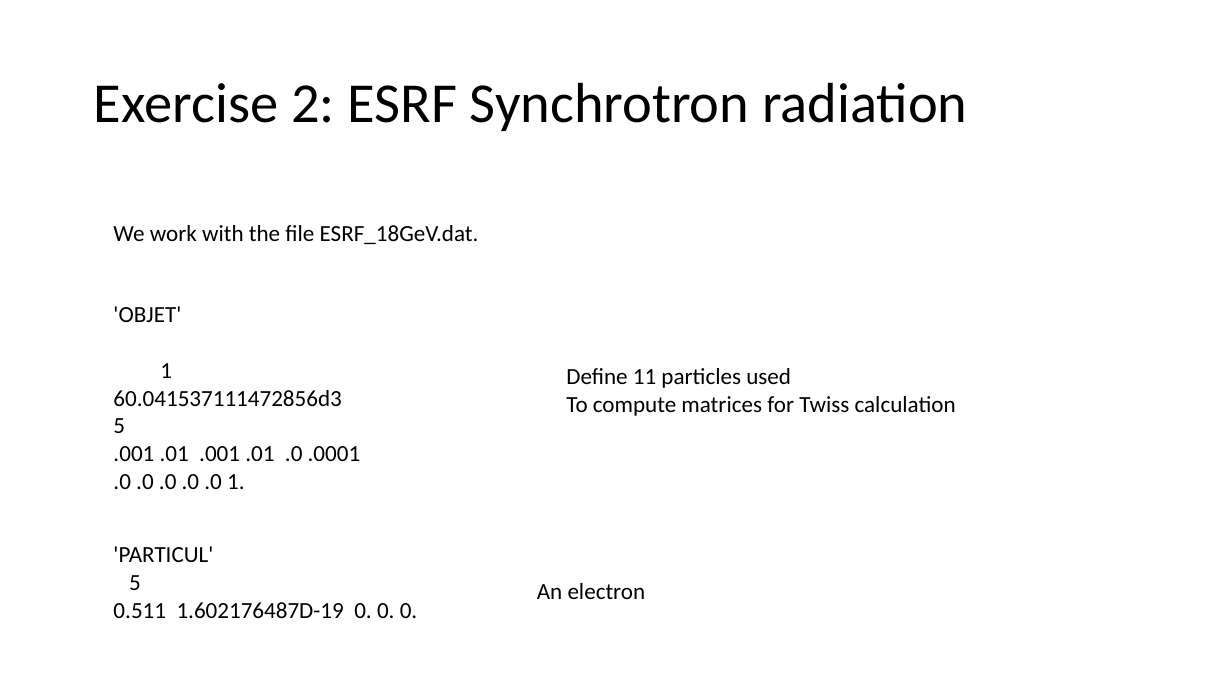
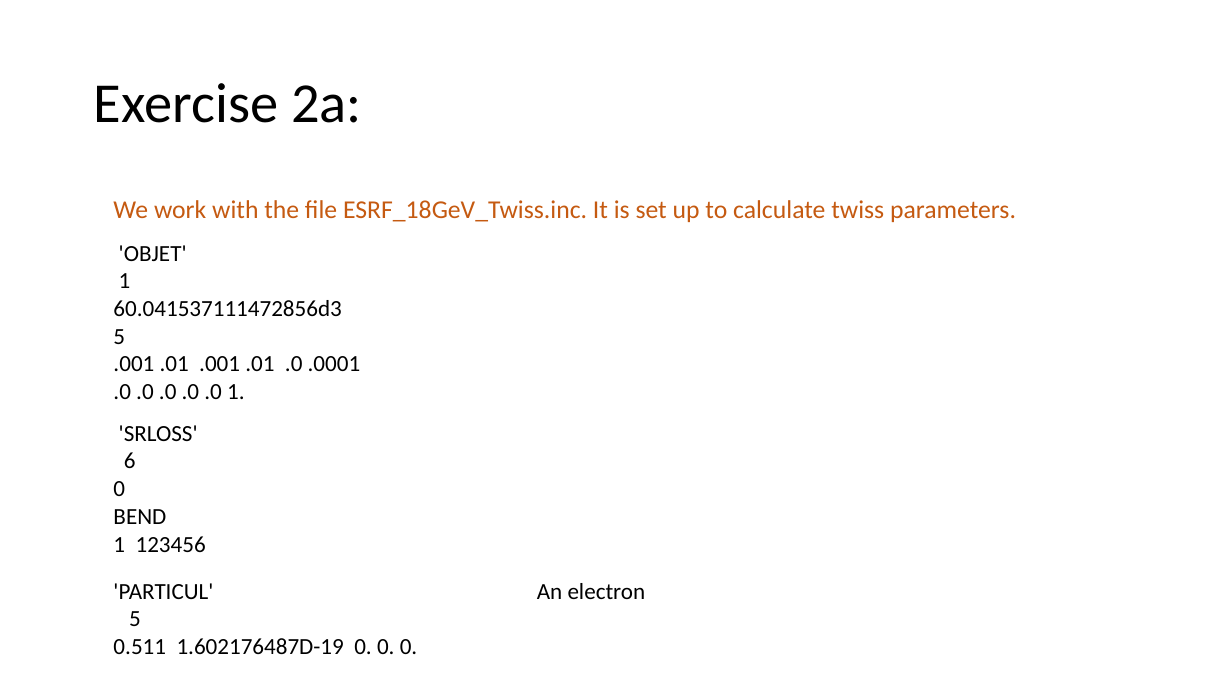
Before and after one commit to radiasoft/Zgoubi-Workshop, a slide deck: slide 14 of Tutorials/Tuesday/TutTu1/Tuesday Tutorial Slides.pptx (slide 8 before the commit). Drawn at 1232x693 pixels with LibreOffice and Linux fonts; fonts in the diff are those of the drawing. Boxes give left, top, right and bottom in pixels: in the first picture for what was removed or moved away, otherwise in the second. Text is boxed around its words. In the diff, an @@ line names an element or a change of style, - is before the commit and + after.

```diff
--- a/Tutorials/Tuesday/TutTu1/Tuesday Tutorial Slides.pptx
+++ b/Tutorials/Tuesday/TutTu1/Tuesday Tutorial Slides.pptx
@@ title at [94, 83, 362, 123]: text changed @@
-Exercise 2: ESRF Synchrotron radiation
+Exercise 2a:
@@ text at [113, 200, 1016, 222]: text changed; size 18 to 20 pt; text colour #000000 to #C55A11 @@
-We work with the file ESRF_18GeV.dat.
+We work with the file ESRF_18GeV_Twiss.inc. It is set up to calculate twiss parameters.
@@ text "'OBJET' 1" rewrapped from [113, 306, 361, 489] to [113, 245, 361, 399] @@
@@ text removed at [566, 368, 956, 416] @@
-Define 11 particles used
-To compute matrices for Twiss calculation
@@ text added at [113, 425, 206, 552], 18 pt, text #000000 @@
+'SRLOSS' 6
+0
+BEND
+1 123456
@@ text "'PARTICUL' 5": place and size @@
-text "'PARTICUL' 5" at [113, 546, 418, 618]
+text "'PARTICUL' 5" at [113, 583, 418, 654]
```
Also in this commit, not shown: 3 other slides changed, 10 slides added, 5 slides removed.
